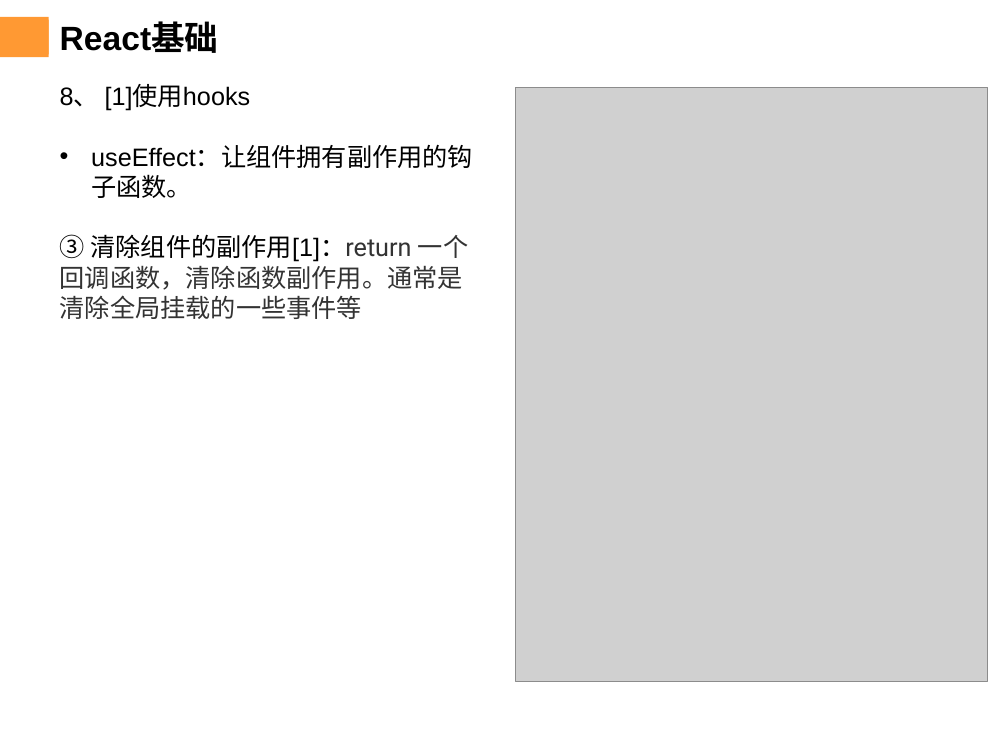
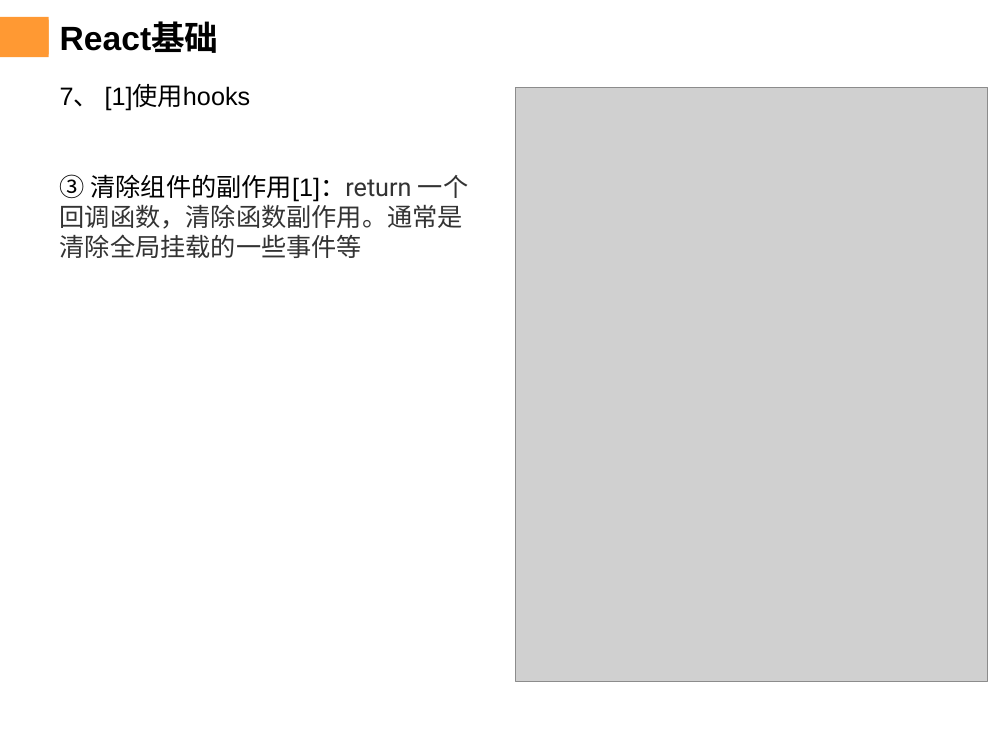
Before and after one commit to chenqiuli/JY_Peixun_1, a slide deck: slide 16 of PPT内容.pptx (slide 17 before the commit). Drawn at 1008x756 pixels with LibreOffice and Linux fonts; fonts in the diff are those of the drawing; grey boxes stand for pictures; background and template pictures are left out. Boxes give left, top, right and bottom in pixels: in the first picture for what was removed or moved away, otherwise in the second. Text is boxed around its words. In the diff, an @@ line names an element or a change of style, - is before the commit and + after.

```diff
--- a/PPT内容.pptx
+++ b/PPT内容.pptx
@@ text at (60,85,251,111): text changed @@
-8、 [1]使用hooks
-• useEffect：让组件拥有副作用的钩子函数。
+7、 [1]使用hooks
```
Also in this commit, not shown: 17 other slides changed, 1 slide added, 8 slides removed, 12 other files.
